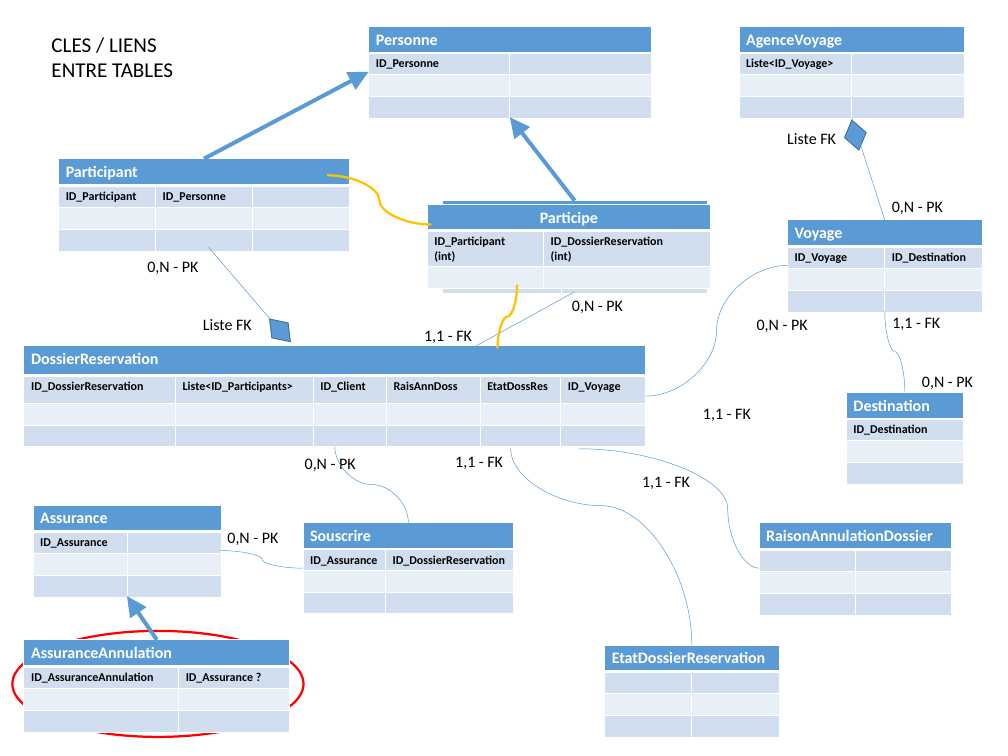
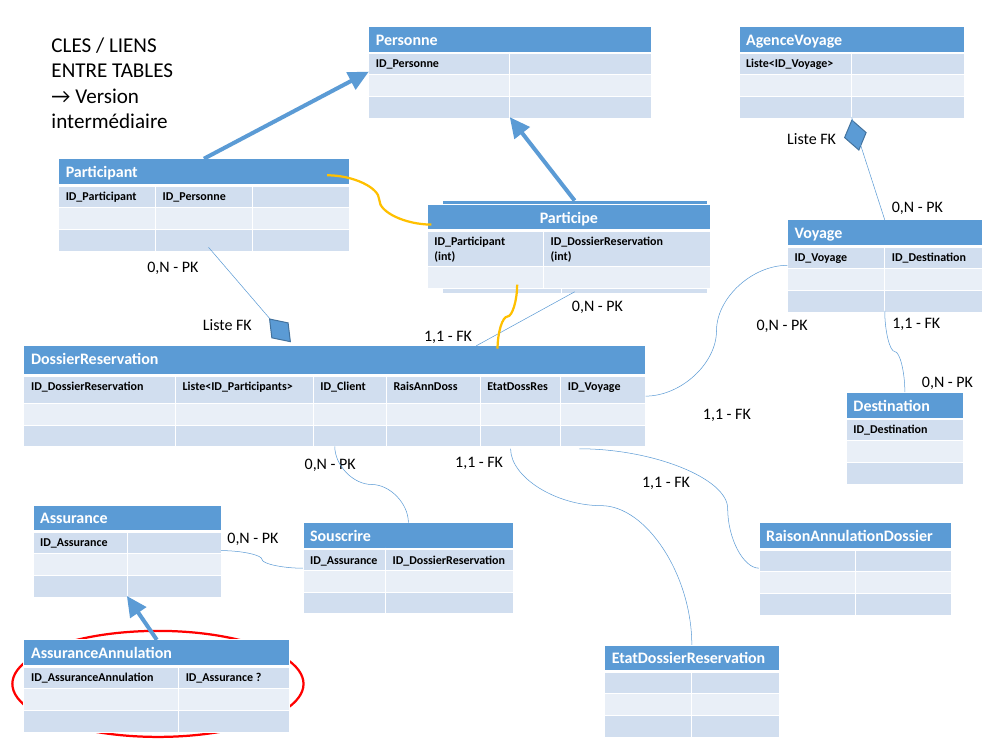
Before and after one commit to Promo2018/AntoninVeronique, a slide deck: slide 1 of Projet2_BoVoyage_VL-AP.pptx. Drawn at 1008x756 pixels with LibreOffice and Linux fonts; fonts in the diff are those of the drawing. Boxes give left, top, right and bottom in pixels: in the first picture for what was removed or moved away, otherwise in the second. Text is boxed around its words. In the diff, an @@ line names an element or a change of style, - is before the commit and + after.

```diff
--- a/Projet2_BoVoyage_VL-AP.pptx
+++ b/Projet2_BoVoyage_VL-AP.pptx
@@ text at (51,88,167,128): paragraph added @@
+→ Version intermédiaire
```
Also in this commit, not shown: 1 other slide changed, 29 other files.
